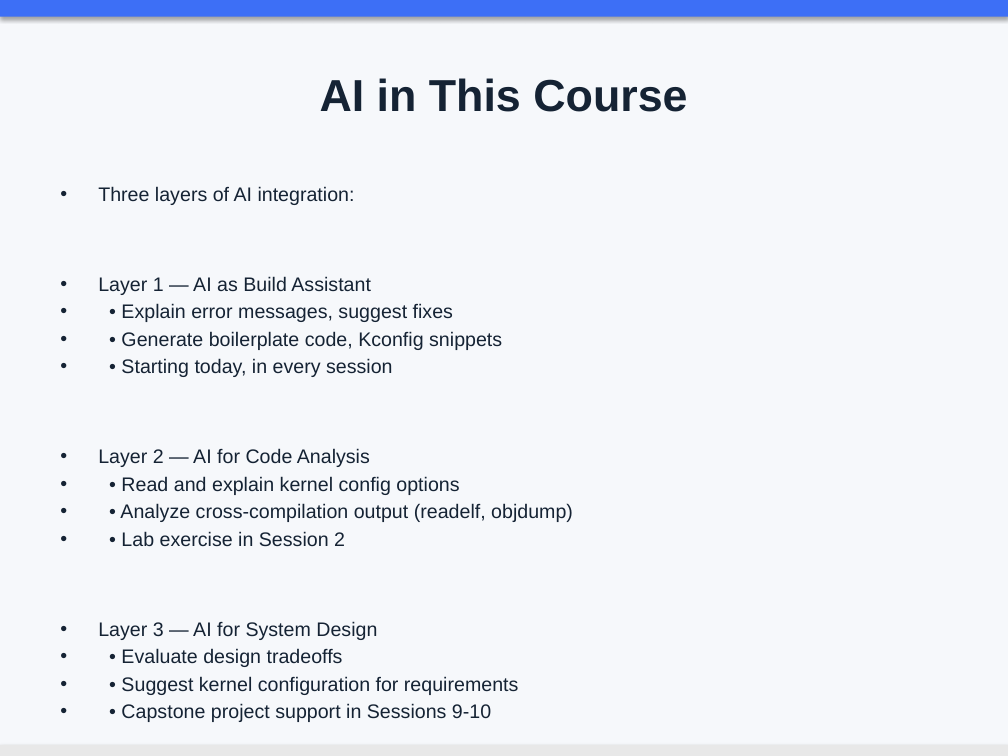
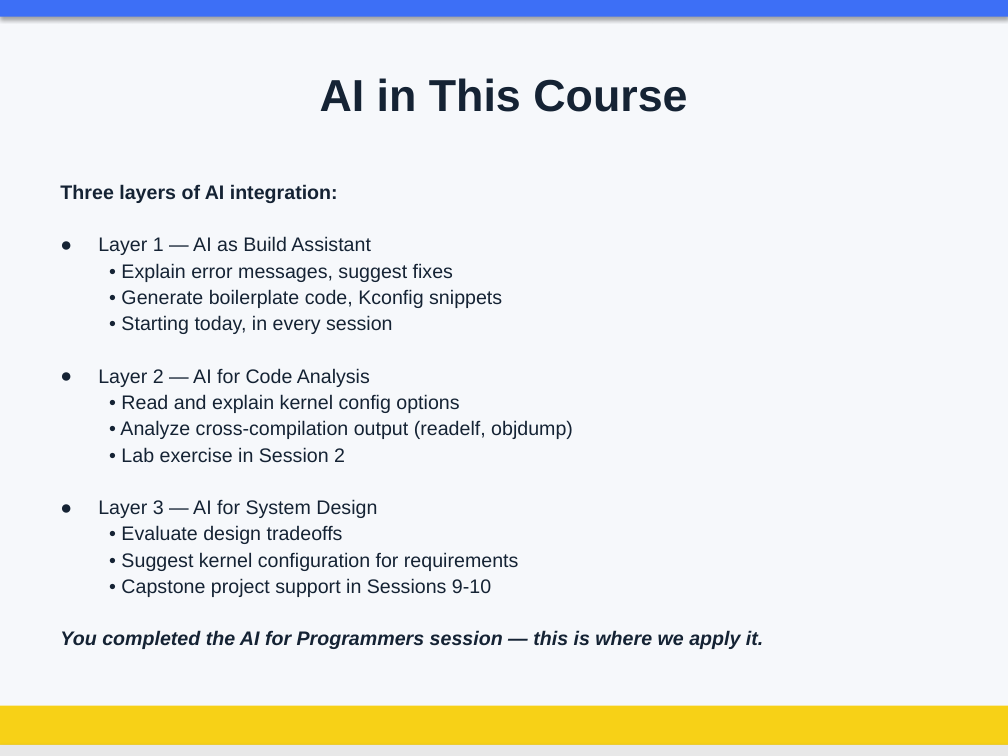
Before and after one commit to aircable/EmbeddedLinuxCourse, a slide deck: slide 13 of slides/01_Course.pptx (slide 12 before the commit). Drawn at 1008x756 pixels with LibreOffice and Linux fonts; fonts in the diff are those of the drawing; background and template pictures are left out. Boxes give left, top, right and bottom in pixels: in the first picture for what was removed or moved away, otherwise in the second. Text is boxed around its words. In the diff, an @@ line names an element or a change of style, - is before the commit and + after.

```diff
--- a/slides/01_Course.pptx
+++ b/slides/01_Course.pptx
@@ text "Three layers of AI integration:" at (60, 184, 763, 649): bold on in "Three layers of AI integration:", "You completed the AI for Programmers session ..."; italic on in "You completed the AI for Programmers session ..."; bullet • to none; line spacing 1 to 0.95; less space between paragraphs; bullet • to ● @@
@@ rectangle added at (0, 706, 1008, 756), fill #F7D117 @@
```
Also in this commit, not shown: 21 other slides changed, 1 slide added, 2 other files.
